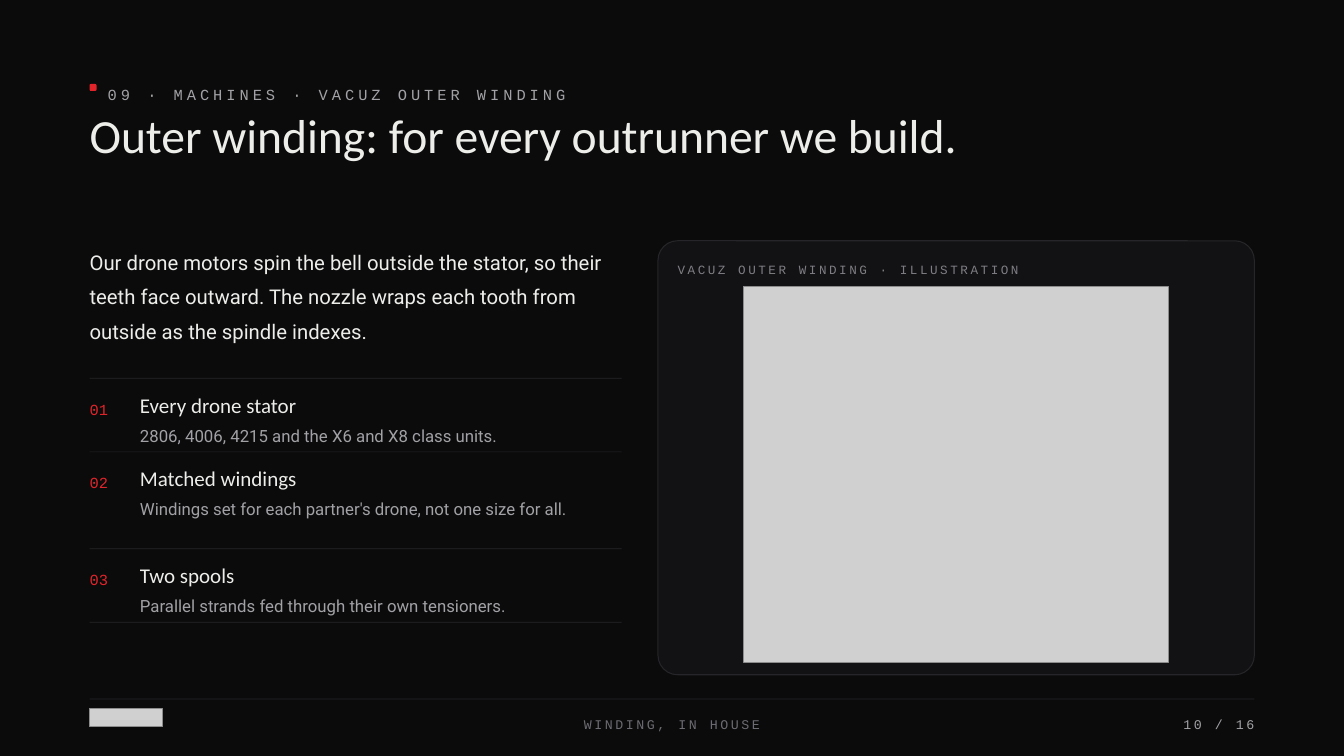
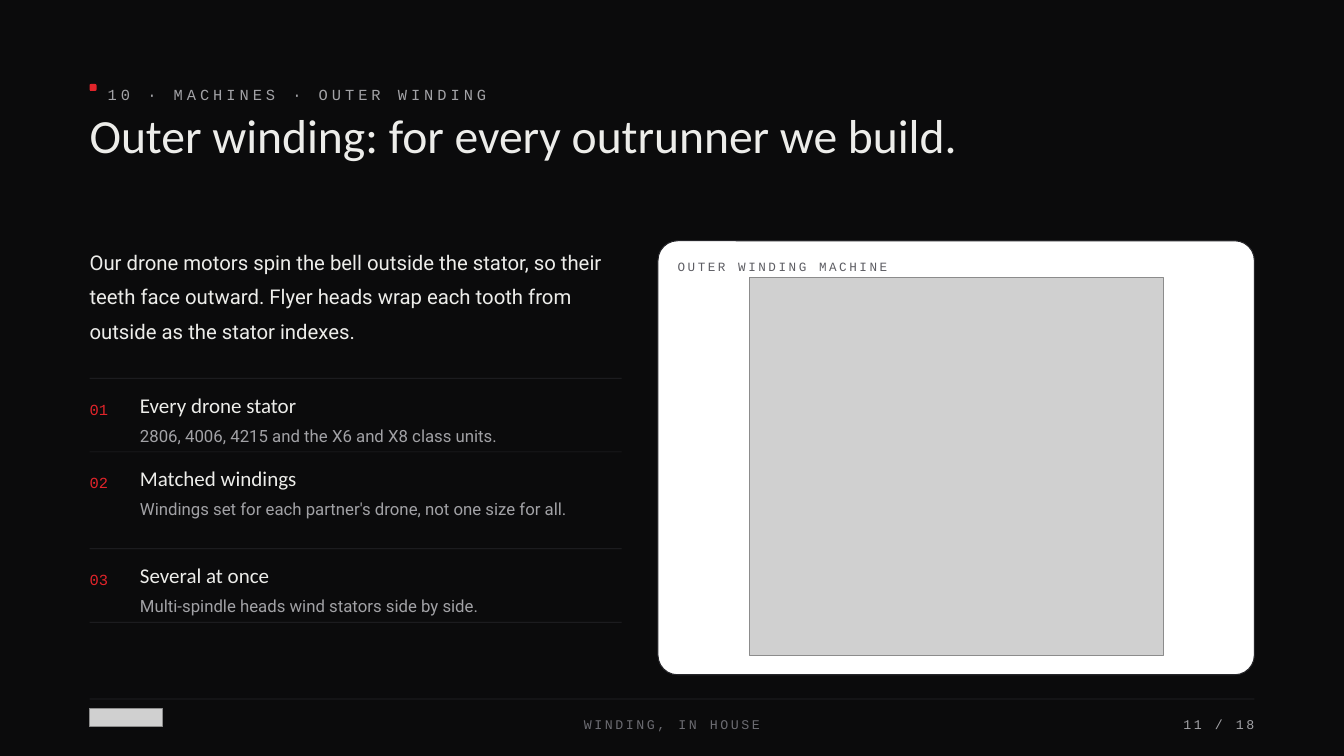
Before and after one commit to siddharthsu/siddharthsu, a slide deck: slide 11 of Taraxis_Presentation/Taraxis_Motor_Deck.pptx (slide 10 before the commit). Drawn at 1344x756 pixels with LibreOffice and Linux fonts; fonts in the diff are those of the drawing; grey boxes stand for pictures. Boxes give left, top, right and bottom in pixels: in the first picture for what was removed or moved away, otherwise in the second. Text is boxed around its words. In the diff, an @@ line names an element or a change of style, - is before the commit and + after.

```diff
--- a/Taraxis_Presentation/Taraxis_Motor_Deck.pptx
+++ b/Taraxis_Presentation/Taraxis_Motor_Deck.pptx
@@ text at (108, 89, 486, 100): text changed @@
-09 · MACHINES · VACUZ OUTER WINDING
+10 · MACHINES · OUTER WINDING
@@ text at (90, 254, 601, 339): text changed @@
-Our drone motors spin the bell outside the stator, so their teeth face outward. The nozzle wraps each tooth from outside as the spindle indexes.
+Our drone motors spin the bell outside the stator, so their teeth face outward. Flyer heads wrap each tooth from outside as the stator indexes.
@@ rounded rectangle at (658, 241, 1255, 676): fill #121214 to #FFFFFF @@
@@ text at (678, 262, 887, 271): text changed; text colour #7E7E84 to #5D5D63 @@
-VACUZ OUTER WINDING · ILLUSTRATION
+OUTER WINDING MACHINE
@@ picture: place and size @@
-picture at (744, 287, 1170, 662)
+picture at (749, 277, 1164, 655)
@@ text at (140, 568, 269, 583): text changed @@
-Two spools
+Several at once
@@ text at (140, 599, 478, 616): text changed @@
-Parallel strands fed through their own tensioners.
+Multi-spindle heads wind stators side by side.
@@ text at (1183, 720, 1254, 729): text changed @@
-10 / 16
+11 / 18
```
Also in this commit, not shown: 13 other slides changed, 3 slides added, 1 slide removed, 2 other files.
